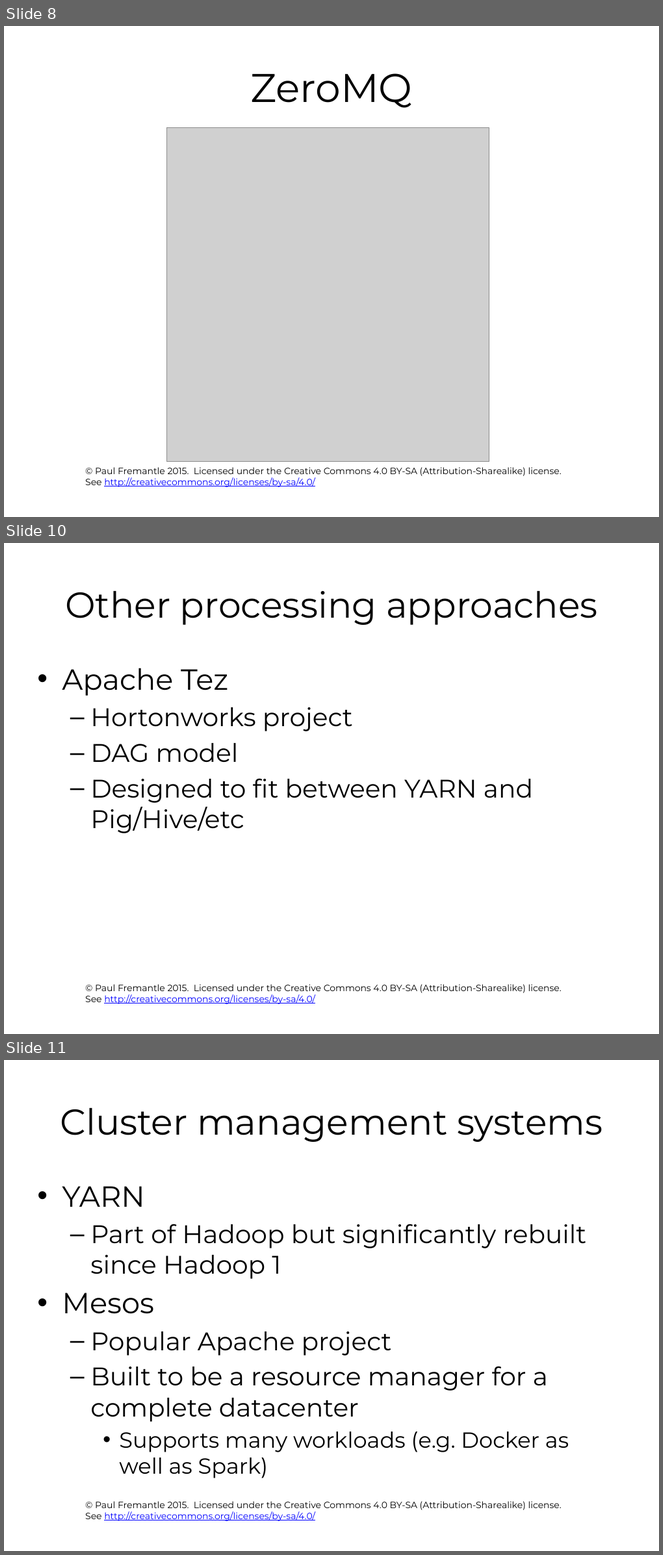
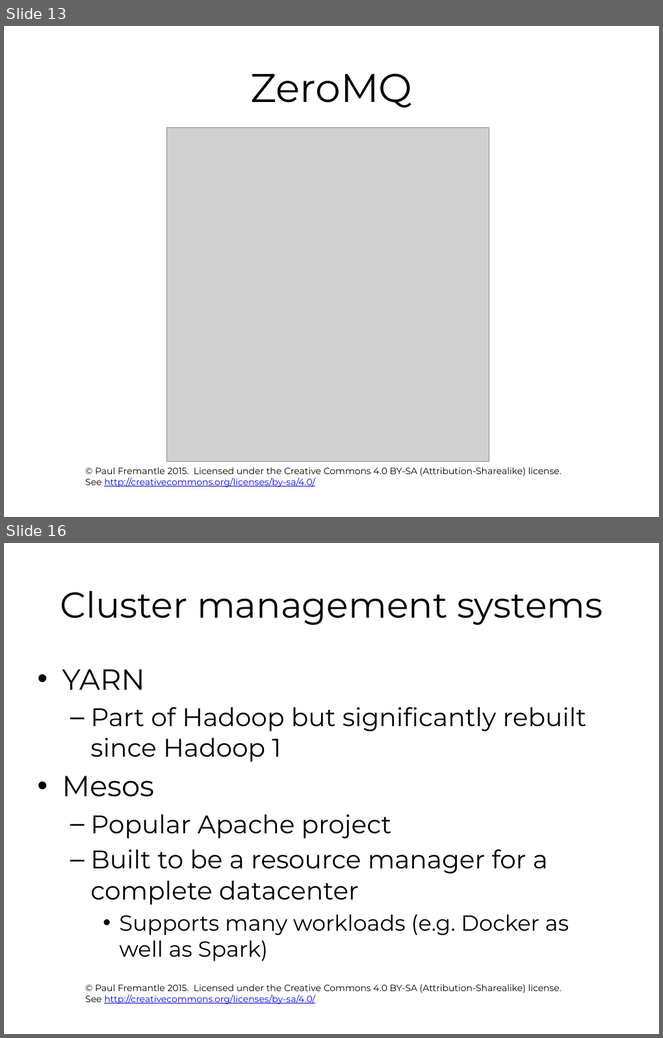
Before and after one commit to pzfreo/ox-clo, a slide deck: pres-source/12-big-data-recap.pptx. Shown one above the other, each under a label of ours: slides 8, 10 and 11 before the commit, slides 13 and 16 after it; the slides between them are not shown. The pictures are 663x1555 and 663x1038 pixels, drawn with LibreOffice and Linux fonts; fonts in the diff are those of the drawing; grey boxes stand for pictures; background and template pictures are left out. Boxes give left, top, right and bottom in pixels: in the first picture for what was removed or moved away, otherwise in the second. Text is boxed around its words. In the diff, an @@ line names an element or a change of style, - is before the commit and + after.

```diff
--- a/pres-source/12-big-data-recap.pptx
+++ b/pres-source/12-big-data-recap.pptx
@@ slide 10 removed at <box>4,543,659,1034</box>, background #FFFFFF; not listed: 1 template element that a slide beside it also shows @@
@@ title removed at <box>65,591,598,625</box> @@
-Other processing approaches
@@ text removed at <box>62,668,533,834</box> @@
-• Apache Tez
-  – Hortonworks project
-  – DAG model
-  – Designed to fit between YARN and Pig/Hive/etc
@@ what was slide 8 is now slide 13 @@
@@ what was slide 11 is now slide 16 @@
```
Also in this commit, not shown: 1 slide changed, 6 slides added, 11 other files.
